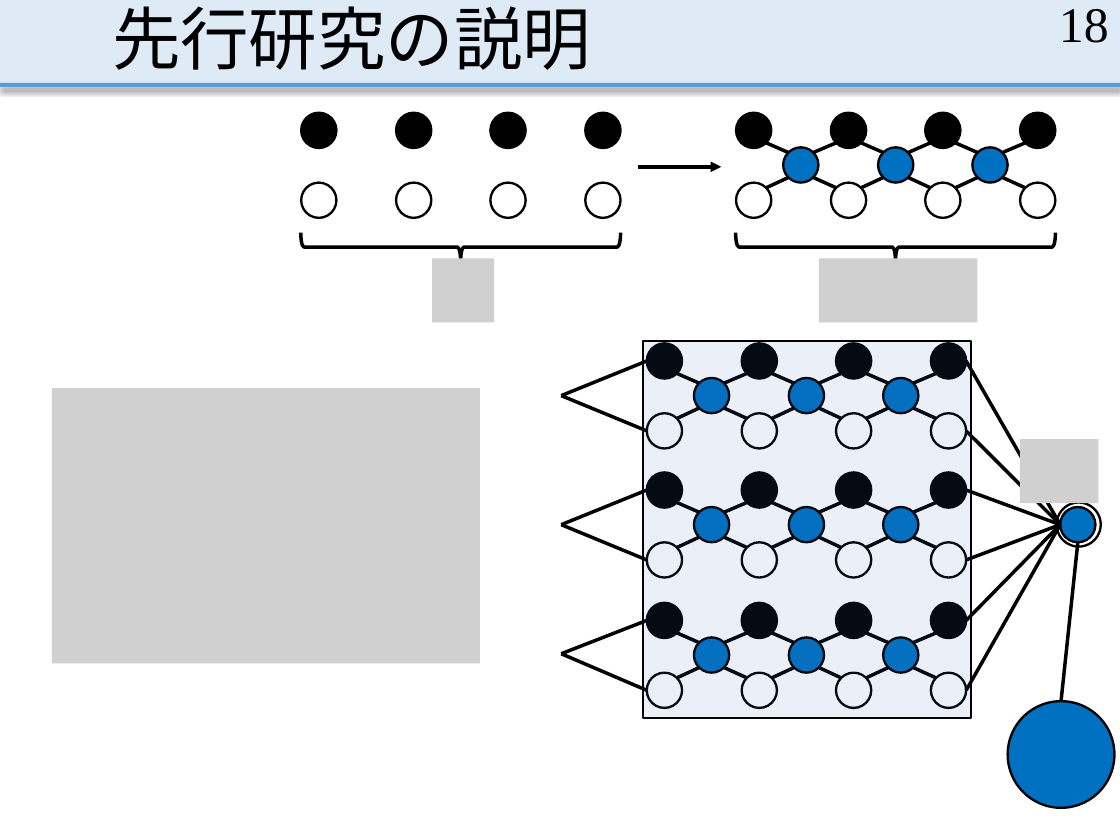
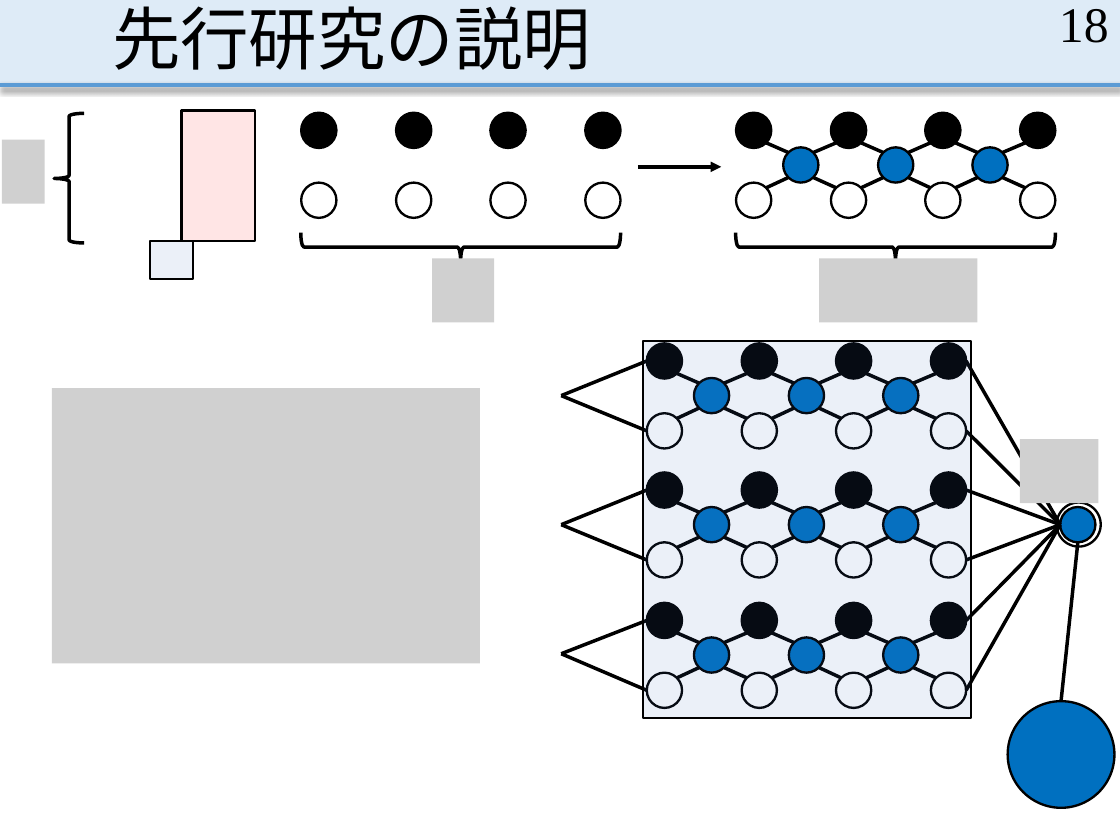
Before and after one commit to MasayaOda/SR, a slide deck: slide 18 of 191120oda.pptx. Drawn at 1120x840 pixels with LibreOffice and Linux fonts; fonts in the diff are those of the drawing; grey boxes stand for pictures. Boxes give left, top, right and bottom in pixels: in the first picture for what was removed or moved away, otherwise in the second. Text is boxed around its words. In the diff, an @@ line names an element or a change of style, - is before the commit and + after.

```diff
--- a/191120oda.pptx
+++ b/191120oda.pptx
@@ left brace added at [54,113,84,243], outline #000000 2.25 pt @@
@@ rectangle added at [181,111,255,241], fill #FF0000 at 10% opacity, outline #000000 1.5 pt @@
@@ picture added at [2,140,45,204] @@
@@ rectangle added at [150,241,194,279], fill #4472C4 at 10% opacity, outline #000000 1.5 pt @@
```
Also in this commit, not shown: 13 other slides changed.
